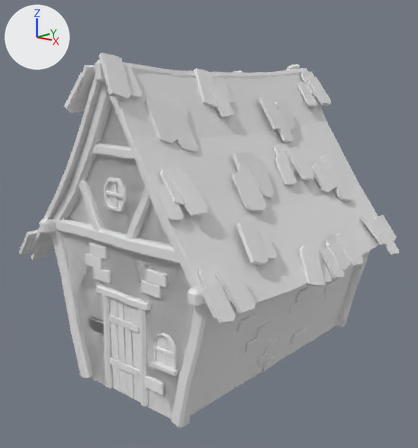
An edit to the Blender file lowpolyhut.blend, drawn before and after from the same camera.
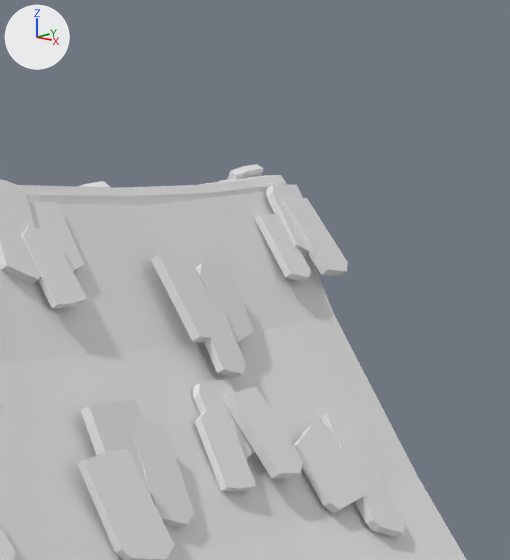
The first picture shows the older version from a 50 mm lens placed at (4.88, -4.13, 3.63), pointed at (-0.04, 1.56, 1.85). The close-ups show both versions on the part from 48% to 94% of the width and 1% to 47% of the height of that picture; other places that the commit changed are outside them. Lighting does not change. The marker at upper left points along +X, +Y and +Z.
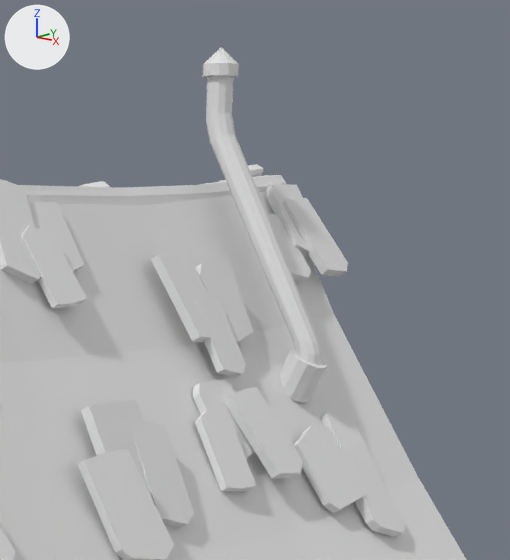
Pixel boxes [x1, y1, x2, y2] of what changed, in the close-ups (510 x 560 px):
'Cylinder', added
    after: [202, 46, 327, 403]

What changed in the scene script:
```text
Add me_cylinder:
    me_cylinder.from_pydata(...)  # 204 vertices, 194 faces; spans x -12.48..1.0, y -1.0..1.0, z -1.0..11.93
Add ob_cylinder:
    ob_cylinder = bpy.data.objects.new('Cylinder', me_cylinder)
    ob_cylinder.location = (0.608, 3.067, 2.862)
    ob_cylinder.rotation_euler = (0.0, 0.474, 0.0)  # degrees (0, 27, 0)
    ob_cylinder.scale = (0.104, 0.104, 0.104)
```
